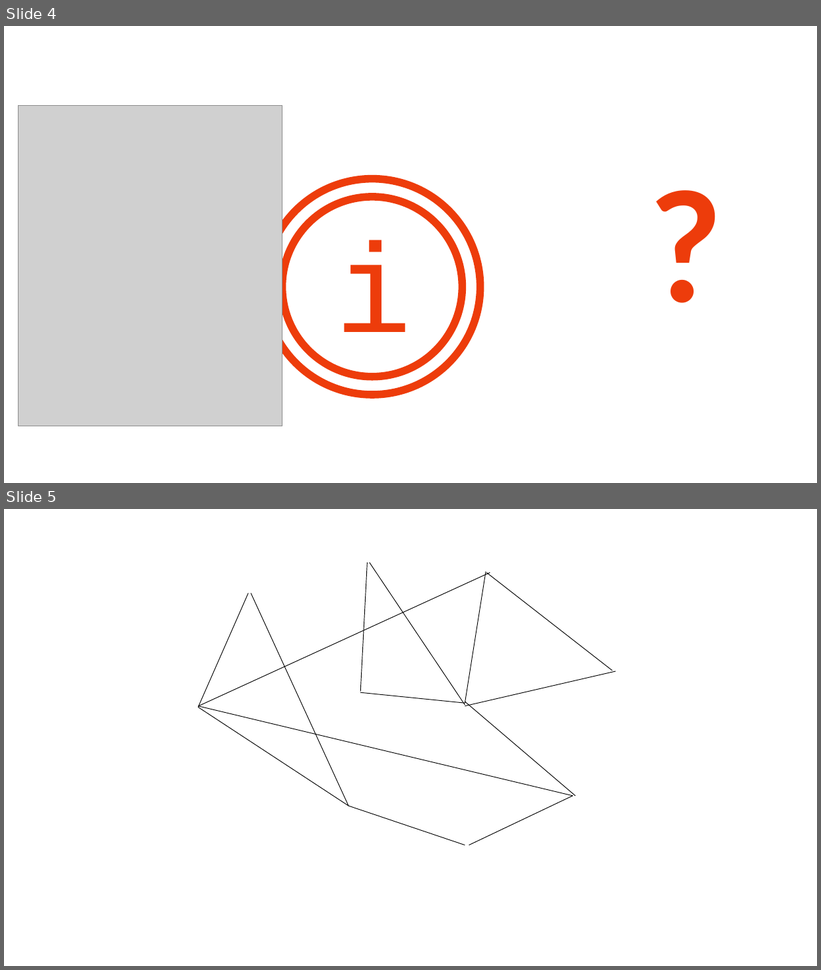
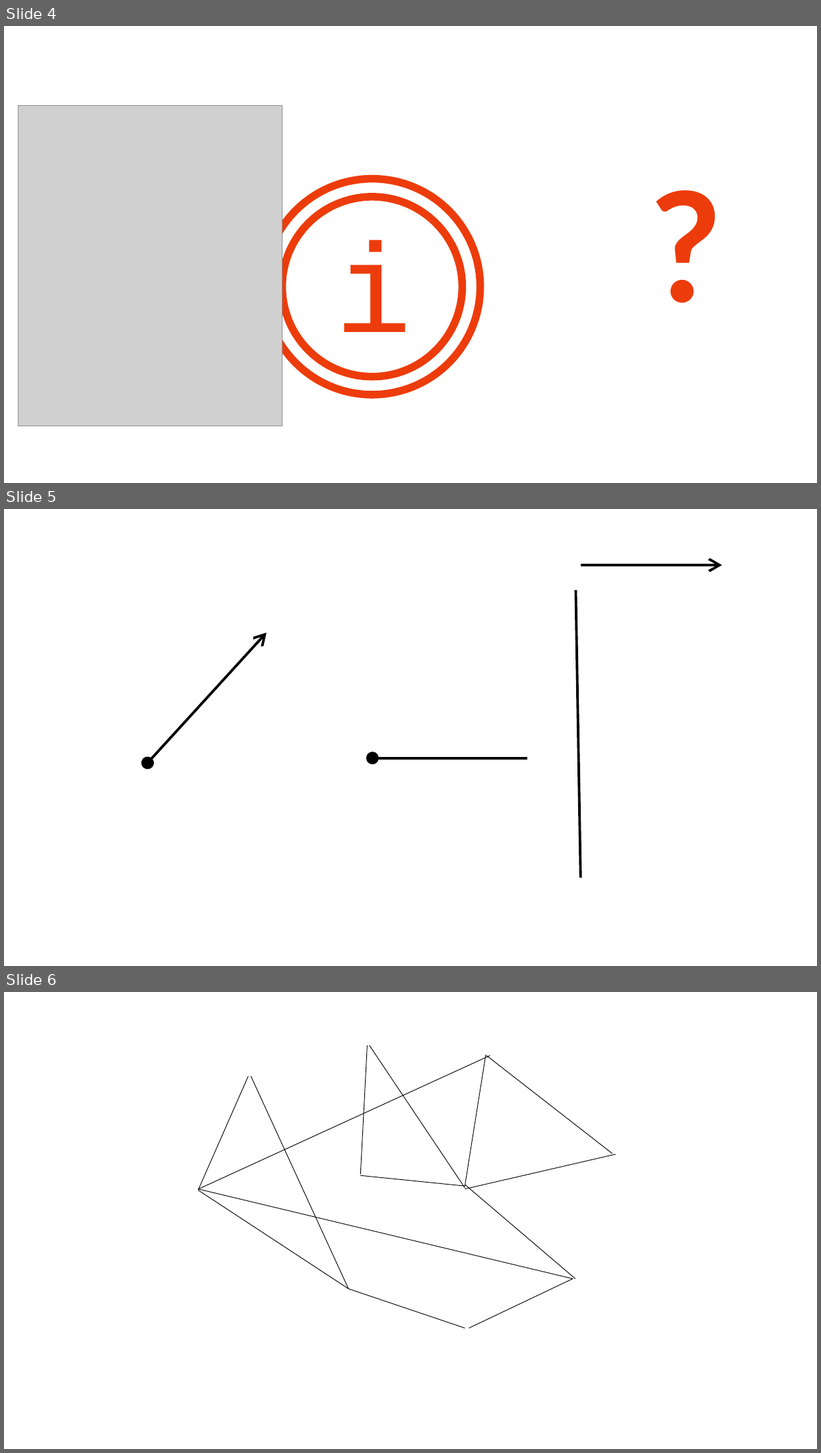
Before and after one commit to GFFischer/gff_blockchain_konzepte, a slide deck: prototyp/symbole_und_farben.pptx. Shown one above the other, each under a label of ours: slides 4 and 5 before the commit, slides 4, 5 and 6 after it. The pictures are 821x970 and 821x1453 pixels, drawn with LibreOffice and Linux fonts; fonts in the diff are those of the drawing; grey boxes stand for pictures. Boxes give left, top, right and bottom in pixels: in the first picture for what was removed or moved away, otherwise in the second. Text is boxed around its words. In the diff, an @@ line names an element or a change of style, - is before the commit and + after.

```diff
--- a/prototyp/symbole_und_farben.pptx
+++ b/prototyp/symbole_und_farben.pptx
@@ slide 5 added at (4, 509, 817, 966), background #FFFFFF @@
@@ arrow added from (581, 565) to (723, 565), #000000 3 pt @@
@@ line added from (576, 590) to (581, 878), #000000 3 pt @@
@@ double arrow added from (148, 763) to (266, 633), #000000 3 pt @@
@@ arrow added from (528, 758) to (372, 758), #000000 3 pt @@
@@ what was slide 5 is now slide 6 @@
```
Also in this commit, not shown: 7 other files.
